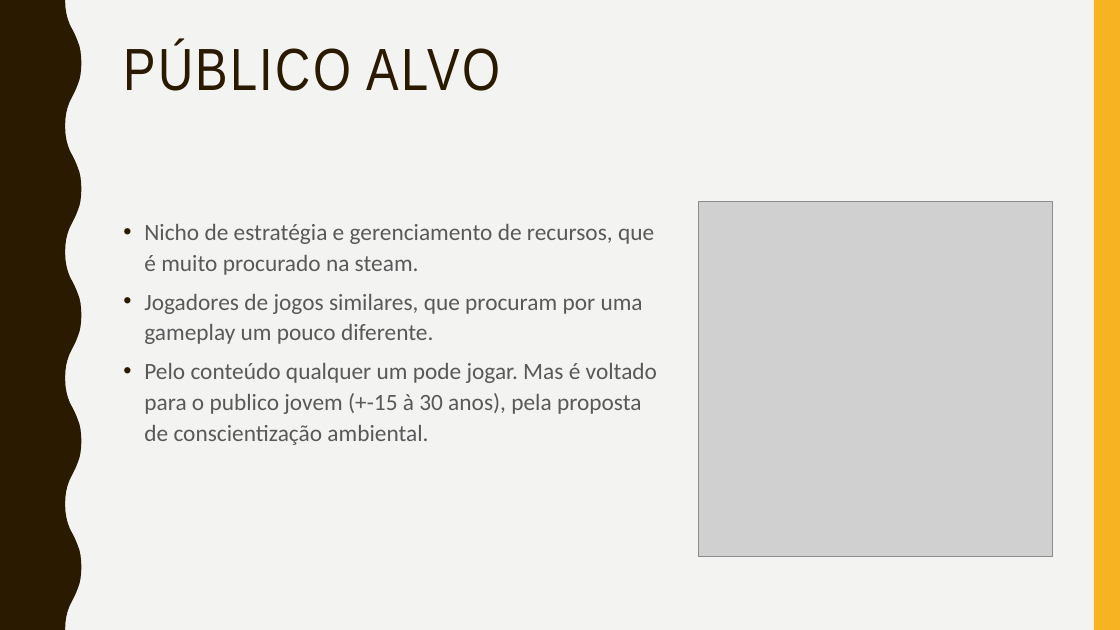
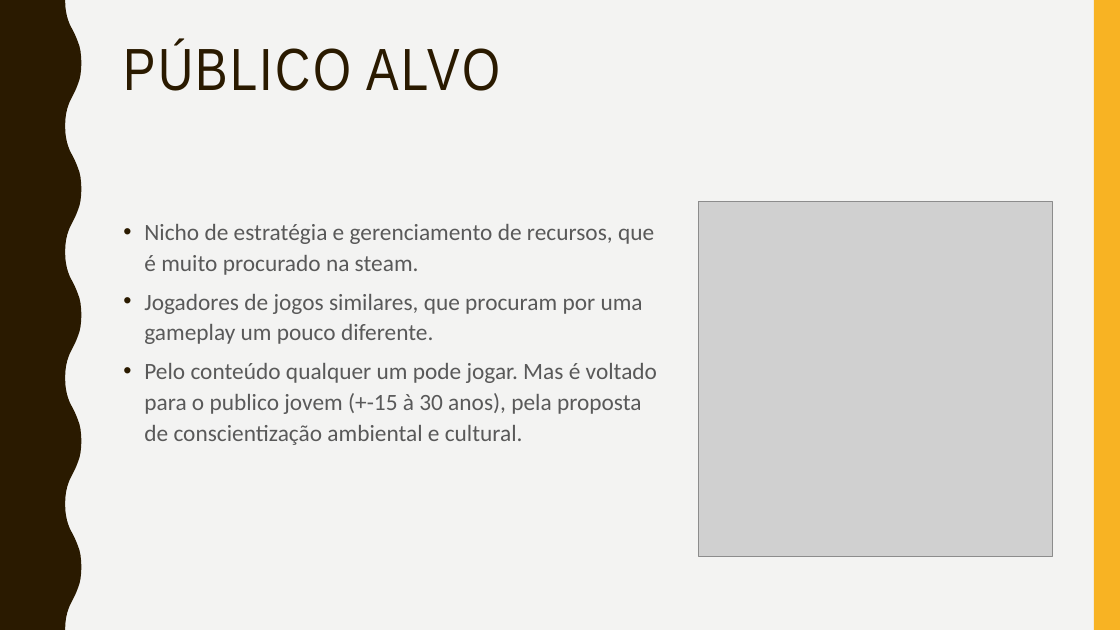
Before and after one commit to thiagola92/gamejamplus-2020, a slide deck: slide 5 of apresentacao_pitch.pptx. Drawn at 1120x630 pixels with LibreOffice and Linux fonts; fonts in the diff are those of the drawing; grey boxes stand for pictures. Boxes give left, top, right and bottom in pixels: in the first picture for what was removed or moved away, otherwise in the second. Text is boxed around its words. In the diff, an @@ line names an element or a change of style, - is before the commit and + after.

```diff
--- a/apresentacao_pitch.pptx
+++ b/apresentacao_pitch.pptx
@@ text at bbox=[144, 363, 657, 445]: text changed @@
-• Pelo conteúdo qualquer um pode jogar. Mas é voltado para o publico jovem (+-15 à 30 anos), pela proposta de conscientização ambiental.
+• Pelo conteúdo qualquer um pode jogar. Mas é voltado para o publico jovem (+-15 à 30 anos), pela proposta de conscientização ambiental e cultural.
```
Also in this commit, not shown: 3 other slides changed.
